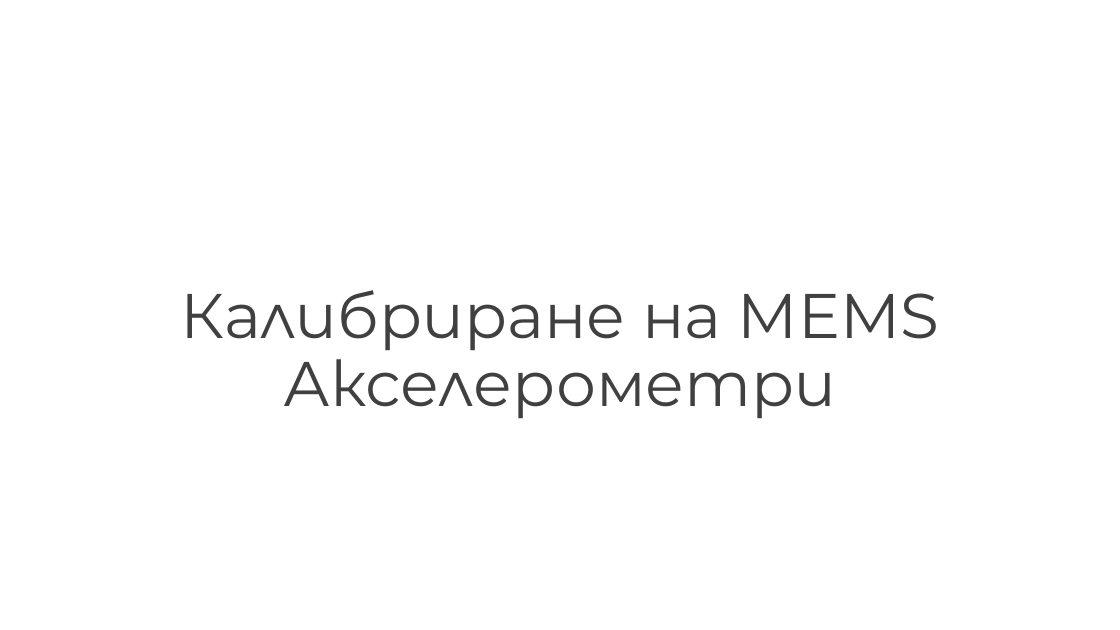
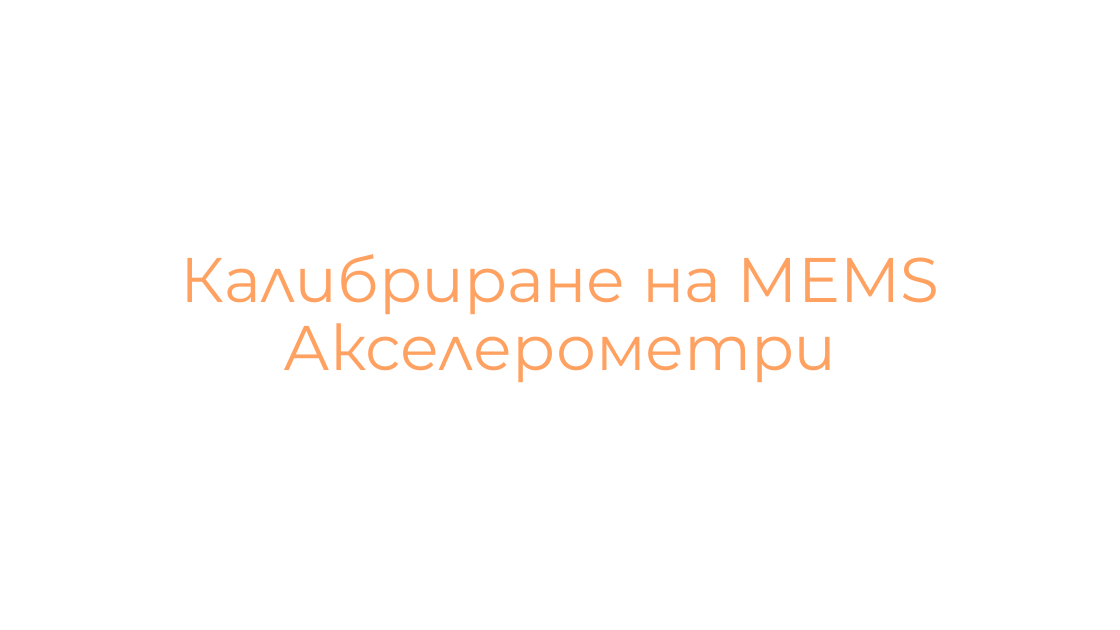
Before and after one commit to NikolaTotev/AMMRP-Course-Project, a slide deck: slide 1 of Presentation Materials/Калибриране на MEMS Акселерометри.pptx. Drawn at 1120x630 pixels with LibreOffice and Linux fonts; fonts in the diff are those of the drawing. Boxes give left, top, right and bottom in pixels: in the first picture for what was removed or moved away, otherwise in the second. Text is boxed around its words. In the diff, an @@ line names an element or a change of style, - is before the commit and + after.

```diff
--- a/Presentation Materials/Калибриране на MEMS Акселерометри.pptx
+++ b/Presentation Materials/Калибриране на MEMS Акселерометри.pptx
@@ title "Калибриране на MEMS Акселерометри": place and size @@
-title "Калибриране на MEMS Акселерометри" at <box>181,290,939,419</box>
+title "Калибриране на MEMS Акселерометри" at <box>181,254,939,382</box>
@@ title "Калибриране на MEMS Акселерометри" at <box>181,254,939,382</box>: text colour #404040 to #FFA161 @@
```
Also in this commit, not shown: 9 other slides changed, 1 slide added, 7 other files.
